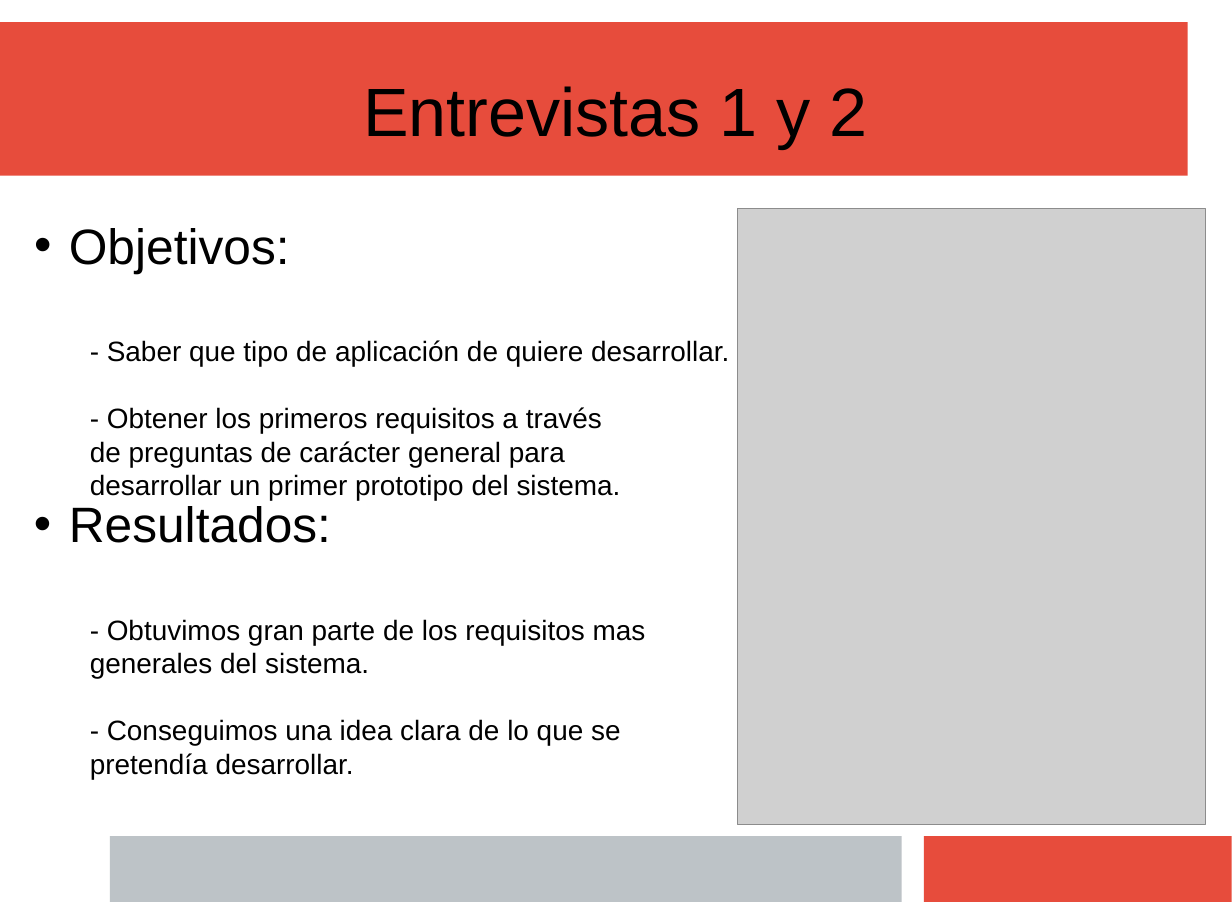
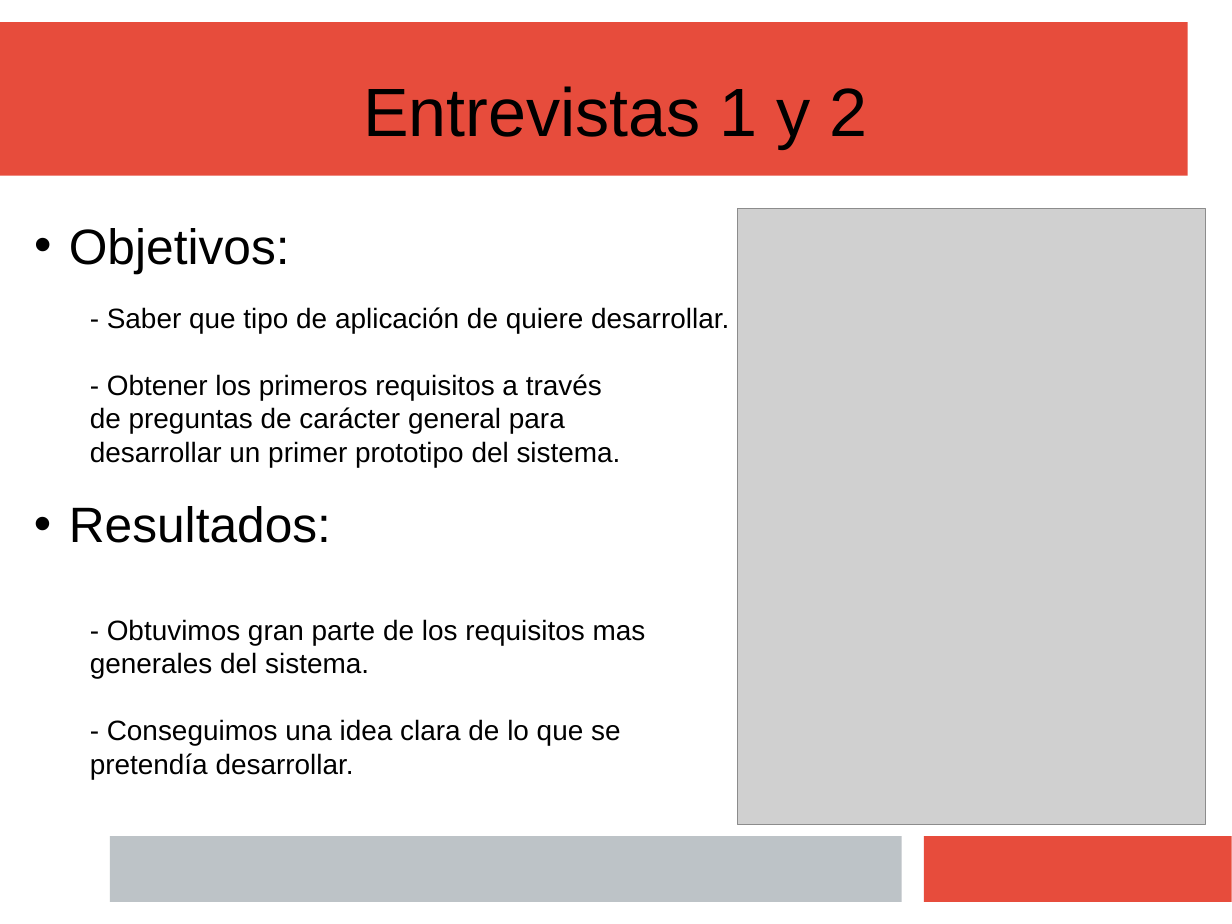
Before and after one commit to Juanba1998/APP-Restaurante, a slide deck: slide 4 of Material/Presentación/Presentacion Final.pptx. Drawn at 1232x924 pixels with LibreOffice and Linux fonts; fonts in the diff are those of the drawing; grey boxes stand for pictures. Boxes give left, top, right and bottom in pixels: in the first picture for what was removed or moved away, otherwise in the second. Text is boxed around its words. In the diff, an @@ line names an element or a change of style, - is before the commit and + after.

```diff
--- a/Material/Presentación/Presentacion Final.pptx
+++ b/Material/Presentación/Presentacion Final.pptx
@@ text "Objetivos:" rewrapped from [69,228,729,500] to [69,228,729,467] @@
```
Also in this commit, not shown: 8 other slides changed.
